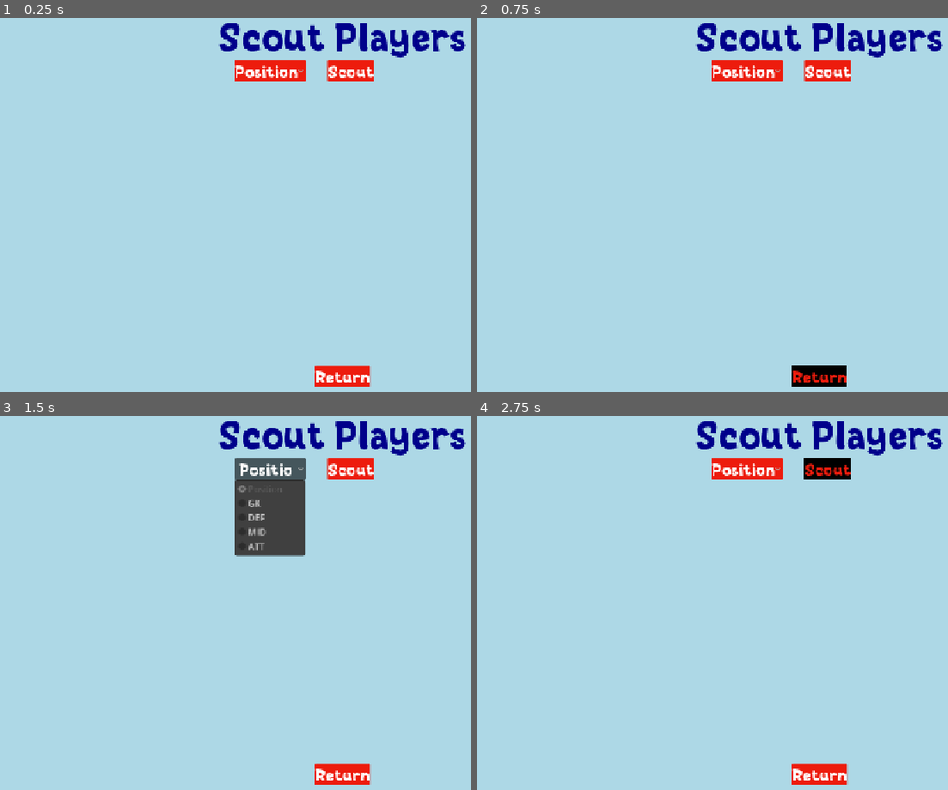
Above: before the commit, frames 1-4 (two rows, left to right).
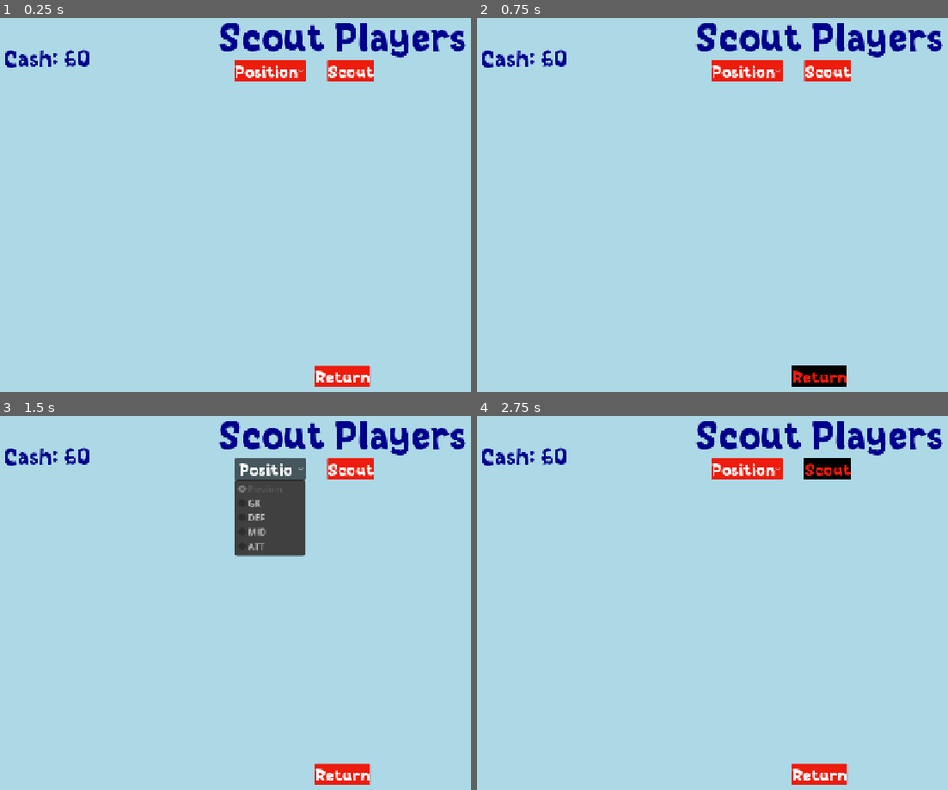
Above: after the commit, the same moments.

Repository: ko2fan/nonleague2legend
Game: Godot game, scene res://Scenes/scout_view.tscn
Two runs of this game, one before a commit and one after it. Both use one fixed random seed, a clock stepped at 60 frames per second and the inputs below. This scene is started directly instead of the project's main scene.
Inputs:
- Up to frame 1 (0.25 s): no input
- Up to frame 2 (0.75 s): click "Return" at 0.5 s
- Up to frame 3 (1.5 s): click "Position" at 1.25 s
- Up to frame 4 (2.75 s): click "Scout" at 2 s

The runs differ from the first frame. In frame 1, 0.4% of the frame differs, in the area x 1-19%, y 8-14%; in frame 2, 0.4%; in frame 3, 0.4%; in frame 4, 0.4%.
Error before the commit: Attempt to call function 'change_to_packed_scene' in base 'null instance' on a null instance. (res://Scripts/scout_view.gd:20)
Error after the commit: Invalid access to property or key 'teams' on a base object of type 'Nil'. (res://auto_loads/game_manager.gd:285)

Commit message:
Show cash on scouting page

Diff:
--- a/Scenes/scout_view.tscn
+++ b/Scenes/scout_view.tscn
@@ -1,18 +1,23 @@
-[gd_scene load_steps=8 format=3 uid="uid://cqe02nac78yfp"]
+[gd_scene format=3 uid="uid://cqe02nac78yfp"]
 
-[ext_resource type="Script" path="res://Scripts/scout_view.gd" id="1_o1kce"]
+[ext_resource type="Script" uid="uid://xji7xyh1rdjr" path="res://Scripts/scout_view.gd" id="1_o1kce"]
 [ext_resource type="Theme" uid="uid://dsm4fsf4wqwvg" path="res://Themes/scout_view_theme.tres" id="1_qjisd"]
 [ext_resource type="LabelSettings" uid="uid://ddcb7kmaryg2c" path="res://Themes/Title_settings.tres" id="2_p4dsx"]
 [ext_resource type="Theme" uid="uid://b3mxg4bwyrbo8" path="res://Themes/squad_view_theme.tres" id="4_awmjl"]
 [ext_resource type="FontFile" uid="uid://dxgro1ckyu2r8" path="res://fonts/quadratum-unum-font/QuadratumUnum-LW0Z.ttf" id="4_nxgc6"]
 [ext_resource type="PackedScene" uid="uid://22jfea3ikxr4" path="res://Scenes/scout_row.tscn" id="4_p23gr"]
 
+[sub_resource type="LabelSettings" id="LabelSettings_fljj8"]
+font = ExtResource("4_nxgc6")
+font_size = 42
+font_color = Color(0, 0, 0.545098, 1)
+
 [sub_resource type="LabelSettings" id="LabelSettings_prvxs"]
 font = ExtResource("4_nxgc6")
 font_size = 20
 font_color = Color(0, 0, 0.545098, 1)
 
-[node name="ScoutView" type="Control"]
+[node name="ScoutView" type="Control" unique_id=1052655877]
 layout_mode = 3
 anchors_preset = 15
 anchor_right = 1.0
@@ -21,7 +26,7 @@
 grow_vertical = 2
 script = ExtResource("1_o1kce")
 
-[node name="Panel" type="Panel" parent="."]
+[node name="Panel" type="Panel" parent="." unique_id=972290495]
 layout_mode = 1
 anchors_preset = 15
 anchor_right = 1.0
@@ -30,7 +35,7 @@
 grow_vertical = 2
 theme = ExtResource("1_qjisd")
 
-[node name="Title" type="Label" parent="Panel"]
+[node name="Title" type="Label" parent="Panel" unique_id=185165554]
 layout_mode = 1
 anchors_preset = 5
 anchor_left = 0.5
@@ -42,7 +47,21 @@
 text = "Scout Players"
 label_settings = ExtResource("2_p4dsx")
 
-[node name="ErrorLabel" type="Label" parent="Panel"]
+[node name="Cash" type="Label" parent="Panel" unique_id=1632465265]
+layout_mode = 1
+anchors_preset = 5
+anchor_left = 0.5
+anchor_right = 0.5
+offset_left = -630.0
+offset_top = 57.0
+offset_right = -255.0
+offset_bottom = 115.0
+grow_horizontal = 2
+text = "Cash: £0"
+label_settings = SubResource("LabelSettings_fljj8")
+vertical_alignment = 1
+
+[node name="ErrorLabel" type="Label" parent="Panel" unique_id=1123732799]
 visible = false
 layout_mode = 1
 anchors_preset = 7
@@ -58,7 +77,7 @@
 grow_vertical = 0
 label_settings = SubResource("LabelSettings_prvxs")
 
-[node name="ReturnButton" type="Button" parent="Panel"]
+[node name="ReturnButton" type="Button" parent="Panel" unique_id=1692456946]
 layout_mode = 1
 anchors_preset = 7
 anchor_left = 0.5
@@ -73,7 +92,7 @@
 grow_vertical = 0
 text = "Return"
 
-[node name="ScrollContainer" type="ScrollContainer" parent="Panel"]
+[node name="ScrollContainer" type="ScrollContainer" parent="Panel" unique_id=1267473738]
 visible = false
 custom_minimum_size = Vector2(700, 400)
 layout_mode = 1
@@ -90,14 +109,14 @@
 grow_vertical = 2
 theme = ExtResource("1_qjisd")
 
-[node name="VBoxContainer" type="VBoxContainer" parent="Panel/ScrollContainer"]
+[node name="VBoxContainer" type="VBoxContainer" parent="Panel/ScrollContainer" unique_id=1053833329]
 layout_mode = 2
 theme = ExtResource("1_qjisd")
 
-[node name="ScoutRow" parent="Panel/ScrollContainer/VBoxContainer" instance=ExtResource("4_p23gr")]
+[node name="ScoutRow" parent="Panel/ScrollContainer/VBoxContainer" unique_id=2137119598 instance=ExtResource("4_p23gr")]
 layout_mode = 2
 
-[node name="HBoxContainer" type="HBoxContainer" parent="Panel"]
+[node name="HBoxContainer" type="HBoxContainer" parent="Panel" unique_id=1180292855]
 custom_minimum_size = Vector2(400, 0)
 layout_mode = 1
 anchors_preset = 5
@@ -110,12 +129,12 @@
 grow_horizontal = 2
 theme_override_constants/separation = 40
 
-[node name="ScoutPosition" type="OptionButton" parent="Panel/HBoxContainer"]
+[node name="ScoutPosition" type="OptionButton" parent="Panel/HBoxContainer" unique_id=395614706]
 custom_minimum_size = Vector2(90, 0)
 layout_mode = 2
 theme = ExtResource("4_awmjl")
+selected = 0
 item_count = 5
-selected = 0
 popup/item_0/text = "Position"
 popup/item_0/id = 0
 popup/item_0/disabled = true
@@ -128,7 +147,7 @@
 popup/item_4/text = "ATT"
 popup/item_4/id = 4
 
-[node name="ScoutButton" type="Button" parent="Panel/HBoxContainer"]
+[node name="ScoutButton" type="Button" parent="Panel/HBoxContainer" unique_id=96435631]
 layout_mode = 2
 text = "Scout"
 
--- a/Scripts/scout_view.gd
+++ b/Scripts/scout_view.gd
@@ -3,10 +3,15 @@
 @onready var scrolled_container = $Panel/ScrollContainer
 @onready var scouted_player_container = $Panel/ScrollContainer/VBoxContainer
 @onready var error_label = $Panel/ErrorLabel
+@onready var cash: Label = $Panel/Cash
 
 @onready var scout_row = preload("res://Scenes/scout_row.tscn")
 
+
 var scout_position
+
+func _ready() -> void:
+	cash.text = "Cash: £{0}".format([Utils.CommaNumber(GameManager.get_player_team().get_finances().current_money)])
 
 func cleanup():
 	for child in scouted_player_container.get_children():
Not shown: 1 places in Themes/Title_settings.tres that only renumber resources
